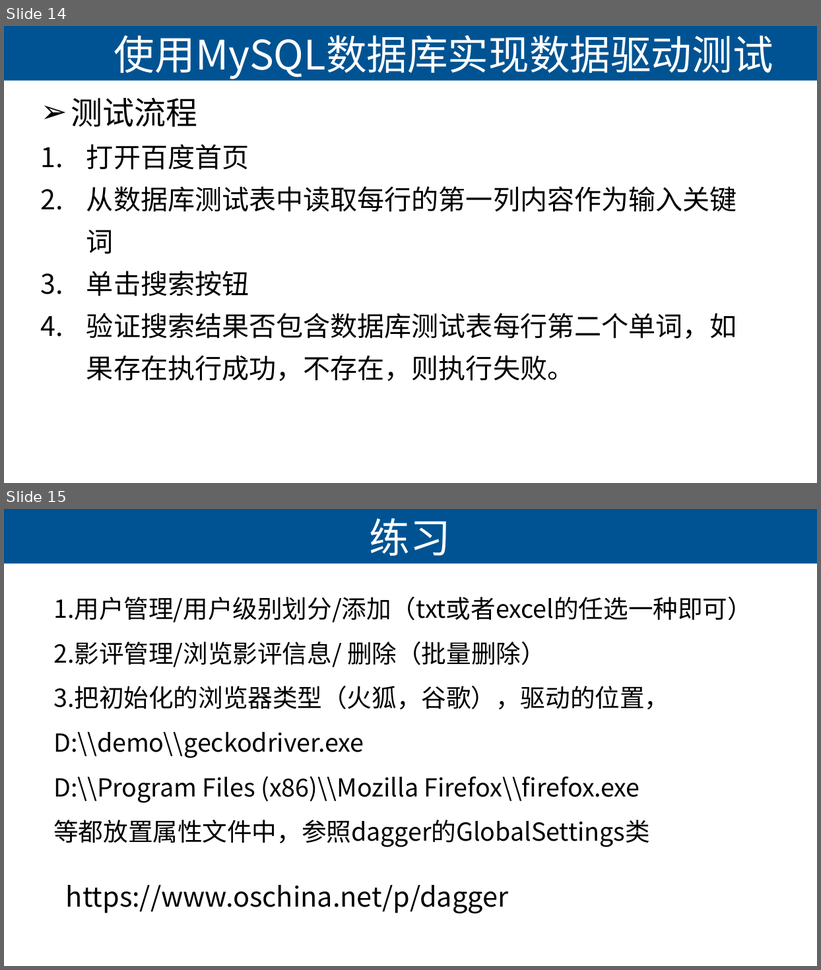
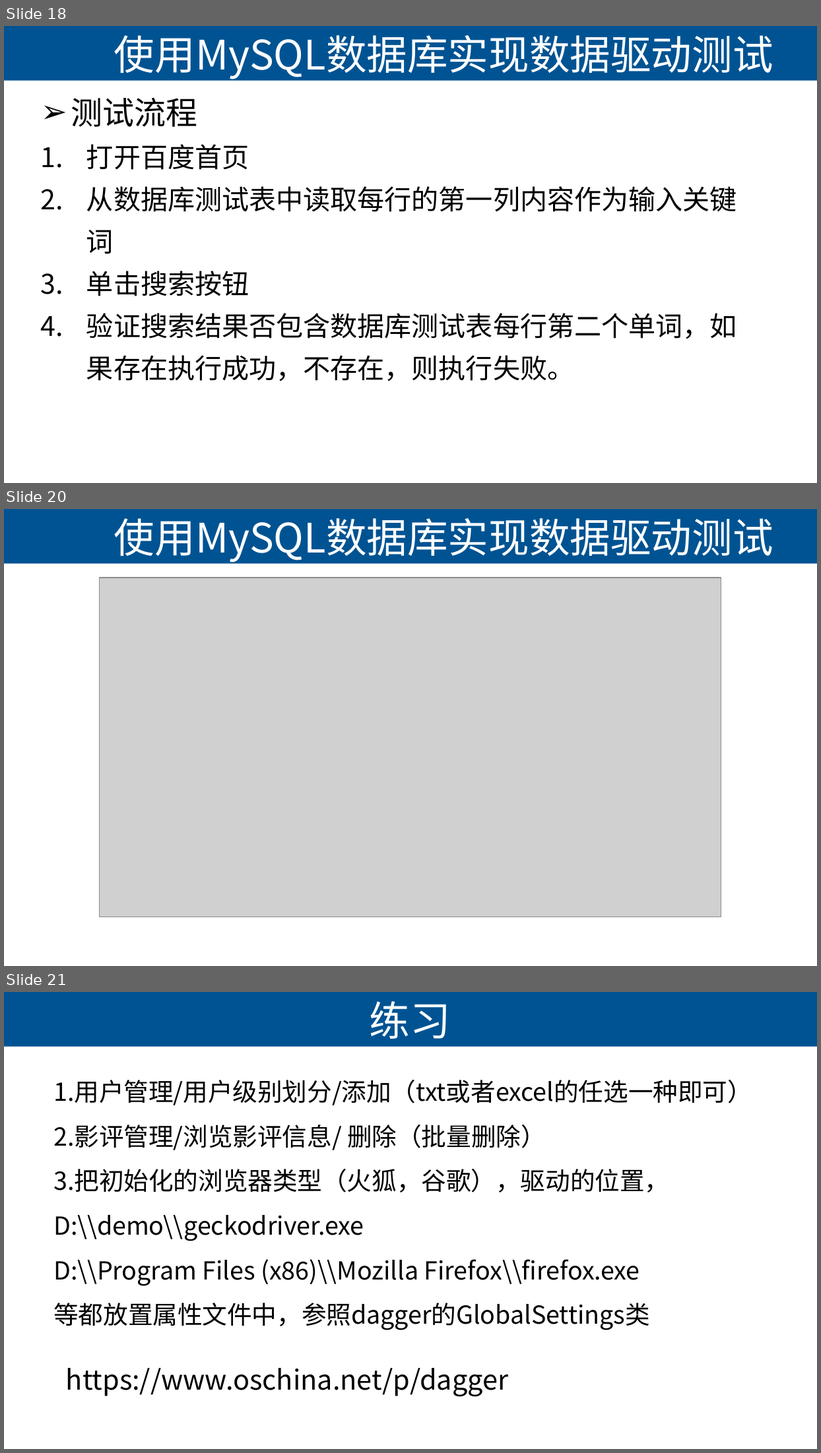
Before and after one commit to lihuanzhen2016/Selenium2019, a slide deck: PPT/09 数据驱动测试.pptx. Shown one above the other, each under a label of ours: slides 14 and 15 before the commit, slides 18, 20 and 21 after it; the slides between them are not shown. The pictures are 821x970 and 821x1453 pixels, drawn with LibreOffice and Linux fonts; fonts in the diff are those of the drawing; grey boxes stand for pictures. Boxes give left, top, right and bottom in pixels: in the first picture for what was removed or moved away, otherwise in the second. Text is boxed around its words. In the diff, an @@ line names an element or a change of style, - is before the commit and + after.

```diff
--- a/PPT/09 数据驱动测试.pptx
+++ b/PPT/09 数据驱动测试.pptx
@@ slide 20 added at (x1=4, y1=509, x2=817, y2=966), background #CCE8CF; not listed: 1 template element that a slide beside it also shows @@
@@ title added at (x1=114, y1=518, x2=774, y2=562), 36 pt, text #CCE8CF @@
+使用MySQL数据库实现数据驱动测试
@@ picture added at (x1=100, y1=577, x2=721, y2=917) @@
@@ what was slide 14 is now slide 18 @@
@@ what was slide 15 is now slide 21 @@
```
Also in this commit, not shown: 1 slide changed, 6 other slides added, 9 other files.
